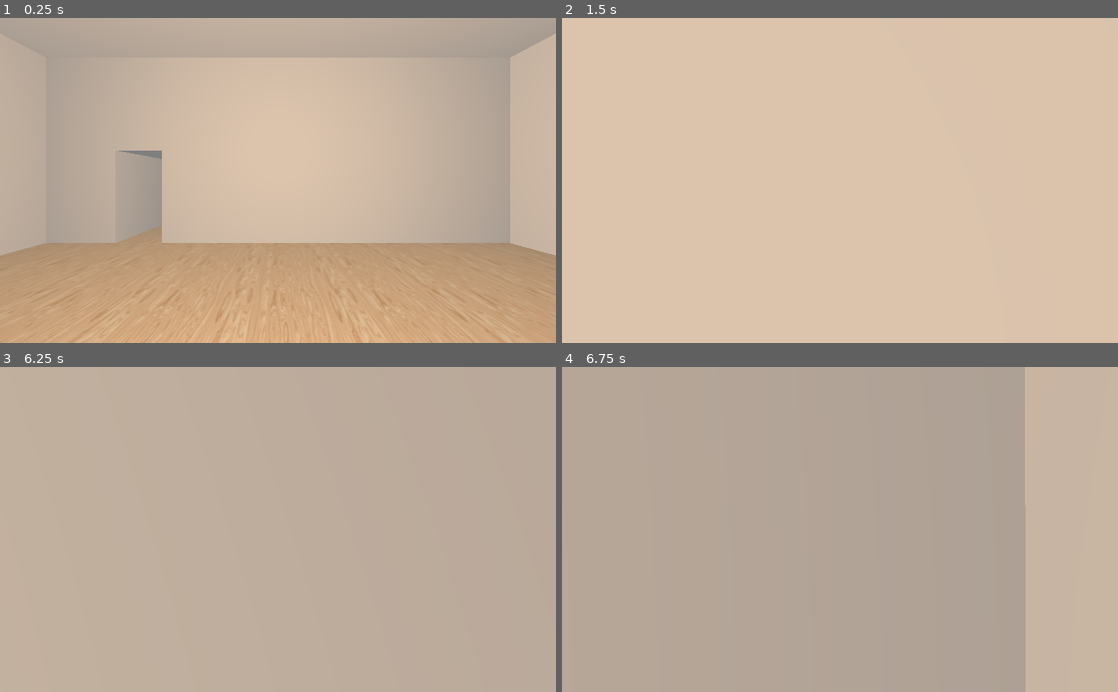
Above: before the commit, frames 1-4 (two rows, left to right).
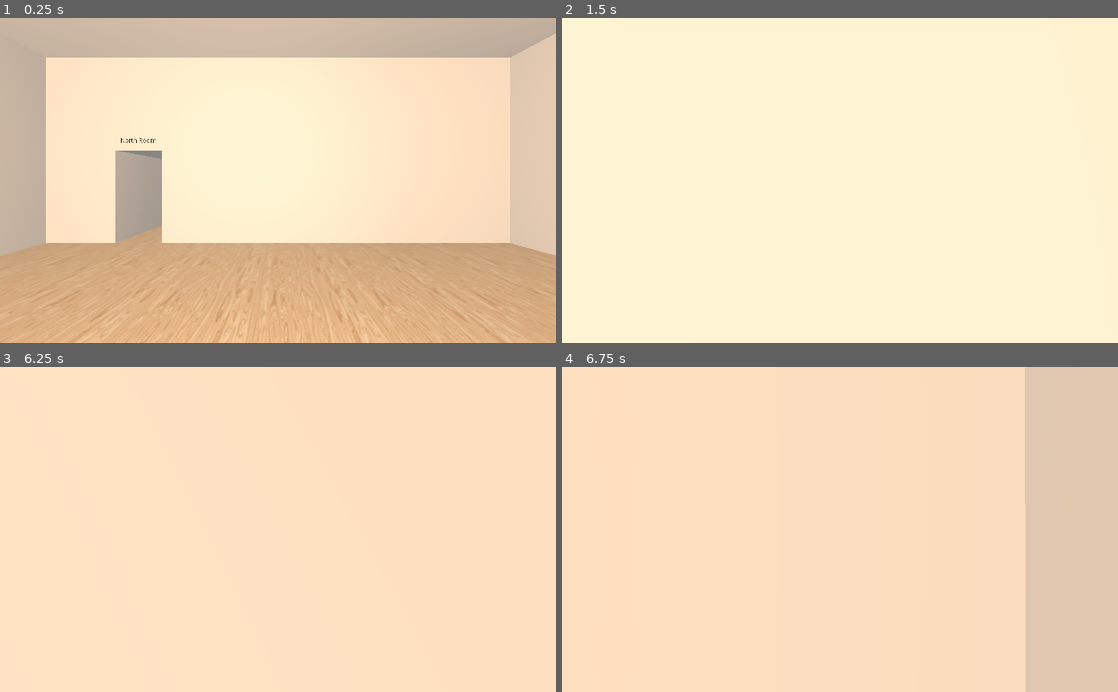
Above: after the commit, the same moments.

Repository: m4ym4y/museum-of-all-things
Game: Godot game, scene res://Main.tscn
Two runs of this game, one before a commit and one after it. Both use one fixed random seed, a clock stepped at 60 frames per second and the inputs below.
Inputs (mouse positions are in pixels of both pictures, inside the frame that each line leads up to):
- Up to frame 1 (0.25 s): no input
- Up to frame 2 (1.5 s): tap Enter at 0.5 s; move the mouse to (867, 180) at 0.52 s; press the mouse at (867, 180) at 0.53 s; hold W (move_forward) from 0.53 s (still down); tap Space (jump) at 0.77 s; move the mouse to (812, 180) at 1.27 s; release the mouse at (812, 180) at 1.28 s; tap Ctrl (crouch) at 1.35 s
- Up to frame 3 (6.25 s): tap Space (jump) at 1.52, 2, 3.02, 3.5, 3.77, 4.52, 5, 6.02 s; move the mouse to (289, 523) at 2.02 s; press the mouse at (289, 523) at 2.03 s; tap Enter at 2.75, 4.25 s; move the mouse to (272, 536) at 2.77 s; release the mouse at (272, 536) at 2.78 s; tap Ctrl (crouch) at 2.85, 4.35, 5.85 s; move the mouse to (316, 532) at 3.52 s; press the mouse at (316, 532) at 3.53 s; move the mouse to (233, 526) at 4.27 s; release the mouse at (233, 526) at 4.28 s; move the mouse to (283, 529) at 5.02 s; press the mouse at (283, 529) at 5.03 s; move the mouse to (255, 523) at 5.77 s; release W (move_forward) at 5.78 s; release the mouse at (255, 523) at 5.78 s; hold Right (strafe_right) from 5.78 s (still down)
- Up to frame 4 (6.75 s): move the mouse to (867, 529) at 6.52 s; release Right (strafe_right) at 6.53 s; press the mouse at (867, 529) at 6.53 s; hold W (move_forward) from 6.53 s (still down)

The runs differ from the first frame. In frame 1, 55% of the frame differs, in the area x 0-100%, y 0-83%; in frame 2, 100%, in the area x 0-100%, y 0-100%; in frame 3, 100%; in frame 4, 97%.

Commit message:
add room labels

Diff:
--- /dev/null
+++ b/Label3d.gd
@@ -0,0 +1,18 @@
+extends Sprite3D
+
+
+# Declare member variables here. Examples:
+# var a = 2
+# var b = "text"
+
+
+# Called when the node enters the scene tree for the first time.
+func _ready():
+	pass # Replace with function body.
+
+func set_label(text):
+	$Viewport/Label.text = text
+
+# Called every frame. 'delta' is the elapsed time since the previous frame.
+#func _process(delta):
+#	pass
--- /dev/null
+++ b/Label3d.tscn
@@ -0,0 +1,24 @@
+[gd_scene load_steps=4 format=2]
+
+[ext_resource path="res://Viewport.gd" type="Script" id=1]
+[ext_resource path="res://Label3d.gd" type="Script" id=2]
+
+[sub_resource type="ViewportTexture" id=1]
+viewport_path = NodePath("Viewport")
+
+[node name="Label3d" type="Sprite3D"]
+transform = Transform( -4.37114e-08, 0, 1, 0, 1, 0, -1, 0, -4.37114e-08, 0, 0, 0 )
+texture = SubResource( 1 )
+script = ExtResource( 2 )
+
+[node name="Viewport" type="Viewport" parent="."]
+size = Vector2( 76, 14 )
+transparent_bg = true
+render_target_v_flip = true
+script = ExtResource( 1 )
+
+[node name="Label" type="Label" parent="Viewport"]
+margin_right = 40.0
+margin_bottom = 14.0
+custom_colors/font_color = Color( 0, 0, 0, 1 )
+text = "Hello World"
--- a/Main.gd
+++ b/Main.gd
@@ -21,26 +21,66 @@
 func _ready():
 	Input.set_mouse_mode(Input.MOUSE_MODE_CAPTURED)
 
-	var first_room = room_scene.instance()
-	var second_room = room_scene.instance()
+	var start_room = room_scene.instance()
+	var north_room = room_scene.instance()
+	var south_room = room_scene.instance()
+	var west_room = room_scene.instance()
+	var east_room = room_scene.instance()
+	var north_west_room = room_scene.instance()
 
-	first_room.init(10, 10, 4)
-	second_room.init(20, 20, 4)
-	attach_room(first_room, second_room, "NorthWall", 2, 1, 2)
+	start_room.init(10, 10, 4, "Central Room")
+	north_room.init(20, 20, 4, "North Room")
+	south_room.init(40, 16, 4, "South Room")
+	west_room.init(20, 10, 4, "West Room")
+	east_room.init(12, 10, 6, "East Room")
+	north_west_room.init(10, 20, 6, "North-West Room")
 
-	add_child(first_room)
-	add_child(second_room)
+	attach_room(start_room, north_room, "NorthWall", 2, 1, 2)
+	attach_room(start_room, south_room, "SouthWall", 2, 1, 2)
+	attach_room(start_room, west_room, "WestWall", 5, 1, 2)
+	attach_room(start_room, east_room, "EastWall", 5, 1, 2)
+	attach_room(north_room, north_west_room, "WestWall", 5, 1, 2)
+
+	add_child(start_room)
+	add_child(north_room)
+	add_child(south_room)
+	add_child(west_room)
+	add_child(east_room)
+	add_child(north_west_room)
 
 func attach_room (room1, room2, room1_wall_name, door_left, door_width, door_height):
-	room1.get_node(room1_wall_name).add_door(door_left, door_width, door_height)
+	room1.get_node(room1_wall_name).add_door(door_left, door_width, door_height, room2.room_name)
 
 	var room2_wall = room2.get_node(OPPOSING_WALL_MAP[room1_wall_name])
-	room2_wall.add_door(room2_wall.wall_width / 2.0, door_width, door_height)
+	room2_wall.add_door(room2_wall.wall_width / 2.0, door_width, door_height, room1.room_name)
 
-	if room1_wall_name == "NorthWall" or room1_wall_name == "SouthWall":
-		room2.set_translation(Vector3(door_left - room1.room_width / 2.0, 0, -room2.room_length / 2.0 - room1.room_length / 2.0 - 2 * THICKNESS))
-	else:
-		room2.set_translation(Vector3(room2.room_width / 2.0, 0, door_left))
+	var room2_offset
+	if room1_wall_name == "NorthWall":
+		room2_offset = Vector3(
+			door_left - room1.room_width / 2.0,
+			0,
+			-room2.room_length / 2.0 - room1.room_length / 2.0 - 2 * THICKNESS
+		)
+	elif room1_wall_name == "SouthWall":
+		room2_offset = Vector3(
+			door_left - room1.room_width / 2.0,
+			0,
+			room2.room_length / 2.0 + room1.room_length / 2.0 + 2 * THICKNESS
+		)
+	elif room1_wall_name == "WestWall":
+		room2_offset = Vector3(
+			-room2.room_width / 2.0 - room1.room_width / 2.0 - 2 * THICKNESS,
+			0,
+			door_left - room1.room_length / 2.0
+		)
+	else: # EastWall
+		room2_offset = Vector3(
+			room2.room_width / 2.0 + room1.room_width / 2.0 + 2 * THICKNESS,
+			0,
+			door_left - room1.room_length / 2.0
+		)
+
+	room2.set_translation(room1.get_translation() + room2_offset)
 
 func _input(event):
 	if event.is_action_pressed("ui_cancel"):
--- a/Room.gd
+++ b/Room.gd
@@ -8,12 +8,14 @@
 var room_width
 var room_length
 var room_height
+var room_name
 
 # Called when the node enters the scene tree for the first time.
-func init(width, length, height):
+func init(width, length, height, name = "Untitled Room"):
 	room_width = width
 	room_length = length
 	room_height = height
+	room_name = name
 
 	$Floor.init(width, length)
 
--- /dev/null
+++ b/Viewport.gd
@@ -0,0 +1,17 @@
+tool
+extends Viewport
+
+
+# Declare member variables here. Examples:
+# var a = 2
+# var b = "text"
+
+
+# Called when the node enters the scene tree for the first time.
+func _ready():
+	pass # Replace with function body.
+
+
+# Called every frame. 'delta' is the elapsed time since the previous frame.
+func _process(delta):
+	size = $Label.rect_size
--- a/Wall.gd
+++ b/Wall.gd
@@ -1,9 +1,10 @@
-extends CSGCombiner
-
+extends Spatial
 
 # Declare member variables here. Examples:
 # var a = 2
 # var b = "text"
+export (PackedScene) var label3d_scene
+
 const PREVIEW_WIDTH = 10.0
 const PREVIEW_HEIGHT = 10.0
 const THICKNESS = 1.0
@@ -18,18 +19,36 @@
 func init(width, height):
 	wall_width = width
 	wall_height = height
-	$CSGBox.set_scale(Vector3(1, height / PREVIEW_HEIGHT, width / PREVIEW_WIDTH))
-	$CSGBox.set_translation(Vector3(-0.5, height / 2, 0))
+	$CSGCombiner/CSGBox.set_scale(
+		Vector3(1, height / PREVIEW_HEIGHT, width / PREVIEW_WIDTH))
+	$CSGCombiner/CSGBox.set_translation(Vector3(-0.5, height / 2, 0))
 
-func add_door(left, width, height):
+func add_door(left, width, height, name = "Untitled Room"):
 	var doorway = CSGBox.new()
+
+	# TODO: less janky hack?
+	var front_label = label3d_scene.instance()
+	var back_label = label3d_scene.instance()
+
+	front_label.set_label(name)
+	back_label.set_label(name)
+	back_label.flip_h = true
+
+	front_label.set_translation(
+		Vector3(0.01, height + 0.2, -wall_width / 2 + left))
+	back_label.set_translation(
+		Vector3(-THICKNESS - 0.01, height + 0.2, -wall_width / 2 + left))
+
 	doorway.set_depth(min(wall_width, width))
 	doorway.set_width(THICKNESS)
 	doorway.set_height(min(wall_height, height))
 	doorway.set_translation(
 			Vector3(-THICKNESS / 2, height / 2, -wall_width / 2 + left))
 	doorway.set_operation(CSGShape.OPERATION_SUBTRACTION)
-	add_child(doorway)
+
+	add_child(front_label)
+	add_child(back_label)
+	$CSGCombiner.add_child(doorway)
 
 # Called every frame. 'delta' is the elapsed time since the previous frame.
 #func _process(delta):
--- a/Wall.tscn
+++ b/Wall.tscn
@@ -1,12 +1,16 @@
-[gd_scene load_steps=2 format=2]
+[gd_scene load_steps=3 format=2]
 
 [ext_resource path="res://Wall.gd" type="Script" id=1]
+[ext_resource path="res://Label3d.tscn" type="PackedScene" id=2]
 
-[node name="Wall" type="CSGCombiner"]
+[node name="Wall" type="Spatial"]
+script = ExtResource( 1 )
+label3d_scene = ExtResource( 2 )
+
+[node name="CSGCombiner" type="CSGCombiner" parent="."]
 use_collision = true
-script = ExtResource( 1 )
 
-[node name="CSGBox" type="CSGBox" parent="."]
+[node name="CSGBox" type="CSGBox" parent="CSGCombiner"]
 width = 1.0
 height = 10.0
 depth = 10.0
